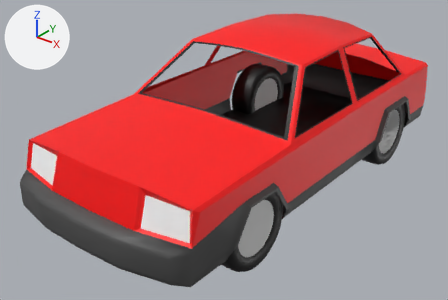
Two versions of the glTF model GroupProject/assets/car.glb, one commit apart.
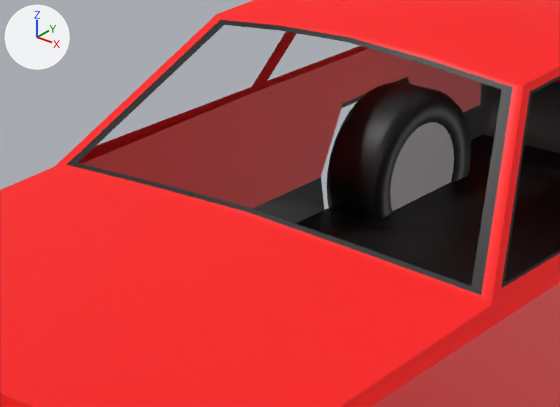
The first picture shows the older version from a camera (50 mm lens) standing at (3.54, -4.92, 3.28) and looking at (-0.11, -0.36, 0.46). The close-ups show the older and then the newer version on the part from 25% to 71% of the width and 11% to 60% of the height of that picture. Only the edits that show in the close-ups are written down. The lights are fixed; the arrows at upper left show +X, +Y and +Z. Where no turn or scale is listed for an object, it has been applied to the vertices. Vertices at exactly the same position are counted once.

Objects in the first close-up: 'chassis', 'wheel_rr', 'wheel_rr_steer'.
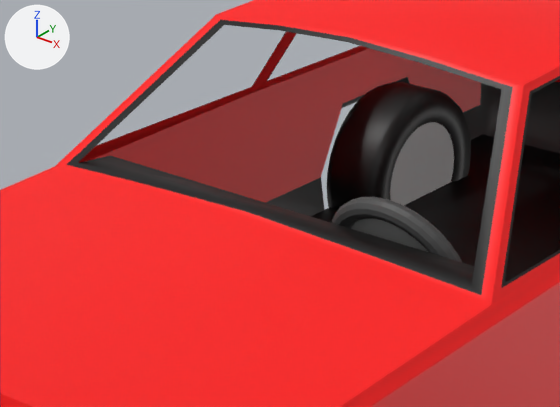
Pixel boxes [x1, y1, x2, y2] of what changed, in the close-ups (560 x 407 px):
'steering', added
    after: [331, 197, 462, 262]
    faces in mat_bumpers (dark grey #4c4c4c): [331, 197, 462, 262]
    faces in mat_wheels (grey #bdbdbd): [351, 219, 428, 252]
part 1 of me_cube, added
    after: [79, 156, 474, 286]

Diff of the bpy script that builds the scene:
```diff
--- a/GroupProject/assets/car.glb.py
+++ b/GroupProject/assets/car.glb.py
@@ me_cube @@
 # used by ob_chassis; location = (0.0, 0.0, 0.0)
-me_cube.from_pydata(...)  # 270 vertices, 491 faces; spans x -1.04..1.06, y -2.39..2.27, z 0.3..1.59
+me_cube.from_pydata(...)  # 280 vertices, 507 faces; spans x -1.04..1.06, y -2.39..2.27, z 0.3..1.59
+# me_cube part 1
+# 5 vertices are added at (-0.43, -0.59, 1.01), (-0.87, -0.59, 1.01), (0.88, -0.59, 1.01), (0.44, -0.59, 1.01), (0.01, -0.59, 1.01)
+# 5 new vertices lie (0.0, 0.1, -0.3) away from vertices in x -0.87..0.88, y -0.59, z 1.01
+# 16 new faces join them, mat_black (black #000000)
 me_cube.materials.append(mat_body)
@@ me_torus @@
+me_torus.from_pydata(...)  # 384 vertices, 798 faces; spans x -0.287..0.287, y -0.122..0.122, z -0.272..0.272
+# faces by material slot: [30, 768]
+me_torus.materials.append(mat_wheels)  # grey #bdbdbd
+me_torus.materials.append(mat_bumpers)  # dark grey #4c4c4c
@@ ob_steering @@
+ob_steering = bpy.data.objects.new('steering', me_torus)
+ob_steering.location = (0.391, -0.462, 0.857)
```
